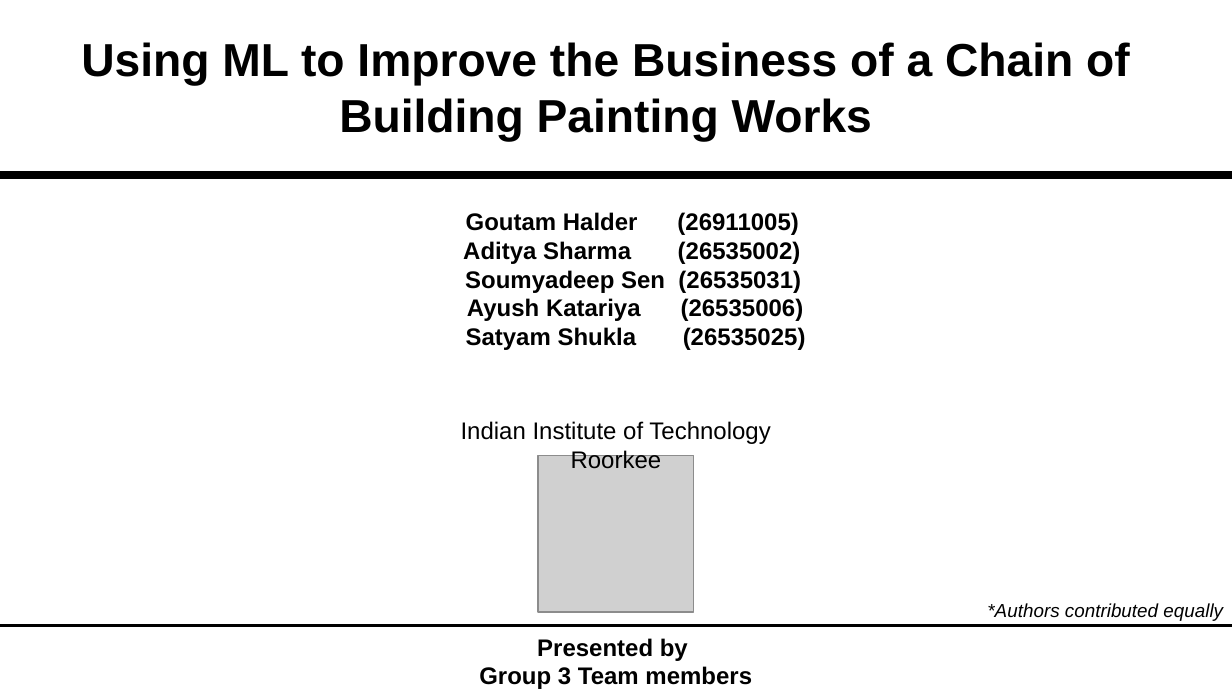
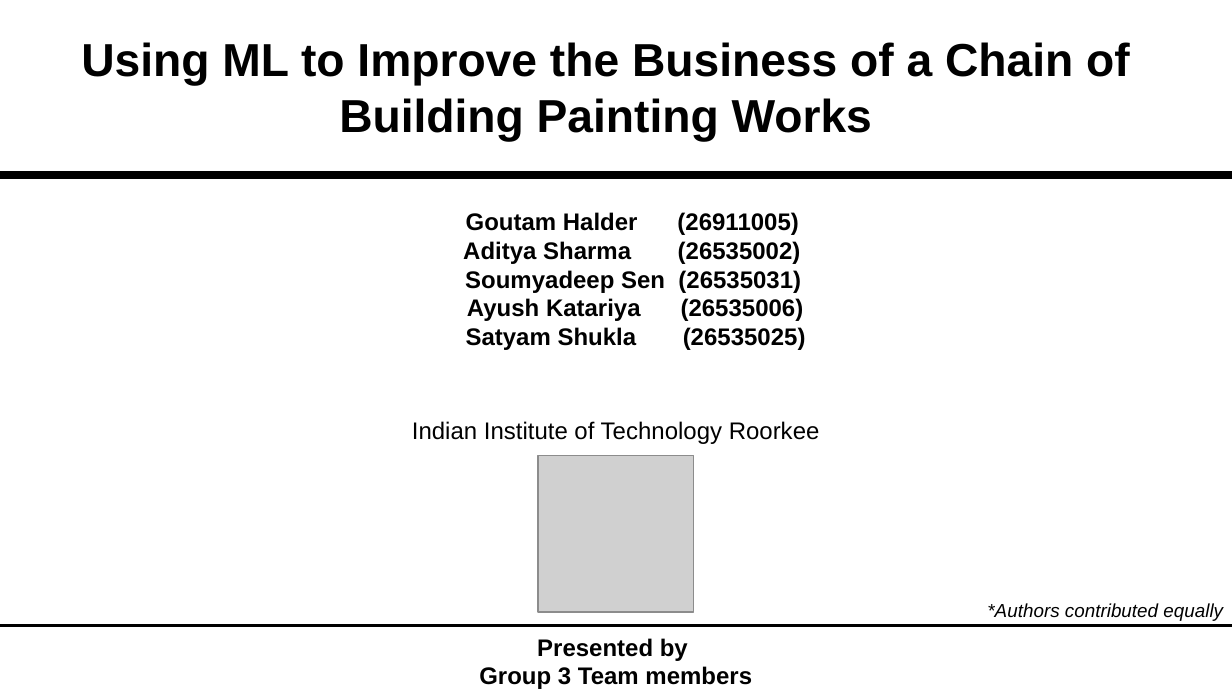
Before and after one commit to Goutam363/painting-cost-prediction, a slide deck: slide 1 of ML_Project_9_Group_3_Presentation.pptx. Drawn at 1232x693 pixels with LibreOffice and Linux fonts; fonts in the diff are those of the drawing; grey boxes stand for pictures. Boxes give left, top, right and bottom in pixels: in the first picture for what was removed or moved away, otherwise in the second. Text is boxed around its words. In the diff, an @@ line names an element or a change of style, - is before the commit and + after.

Commit message:
aligned text in the presentation

```diff
--- a/ML_Project_9_Group_3_Presentation.pptx
+++ b/ML_Project_9_Group_3_Presentation.pptx
@@ text "Indian Institute of Technology Roorkee" rewrapped from [461, 421, 770, 469] to [412, 421, 820, 444] @@
```
Also in this commit, not shown: 7 other slides changed.
